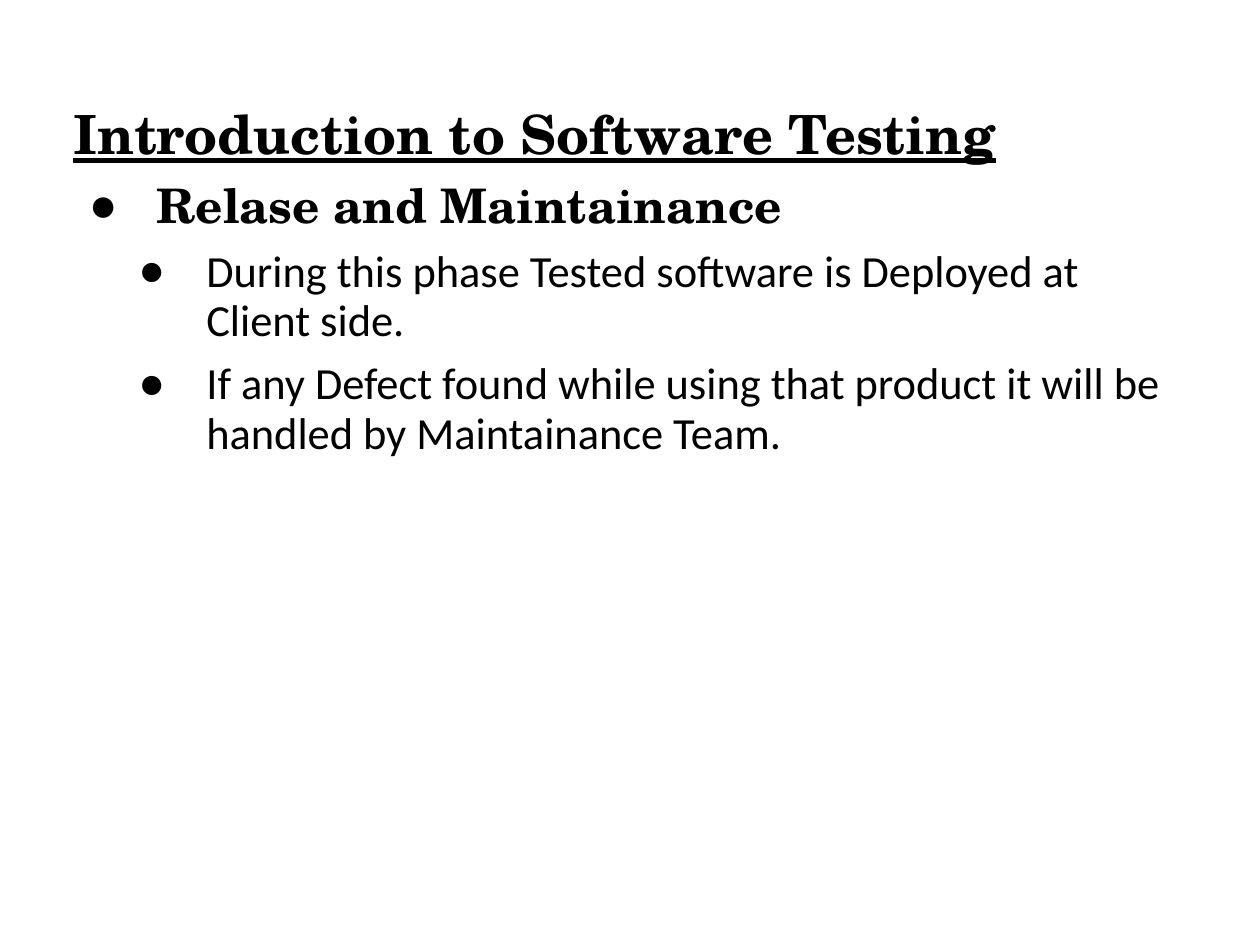
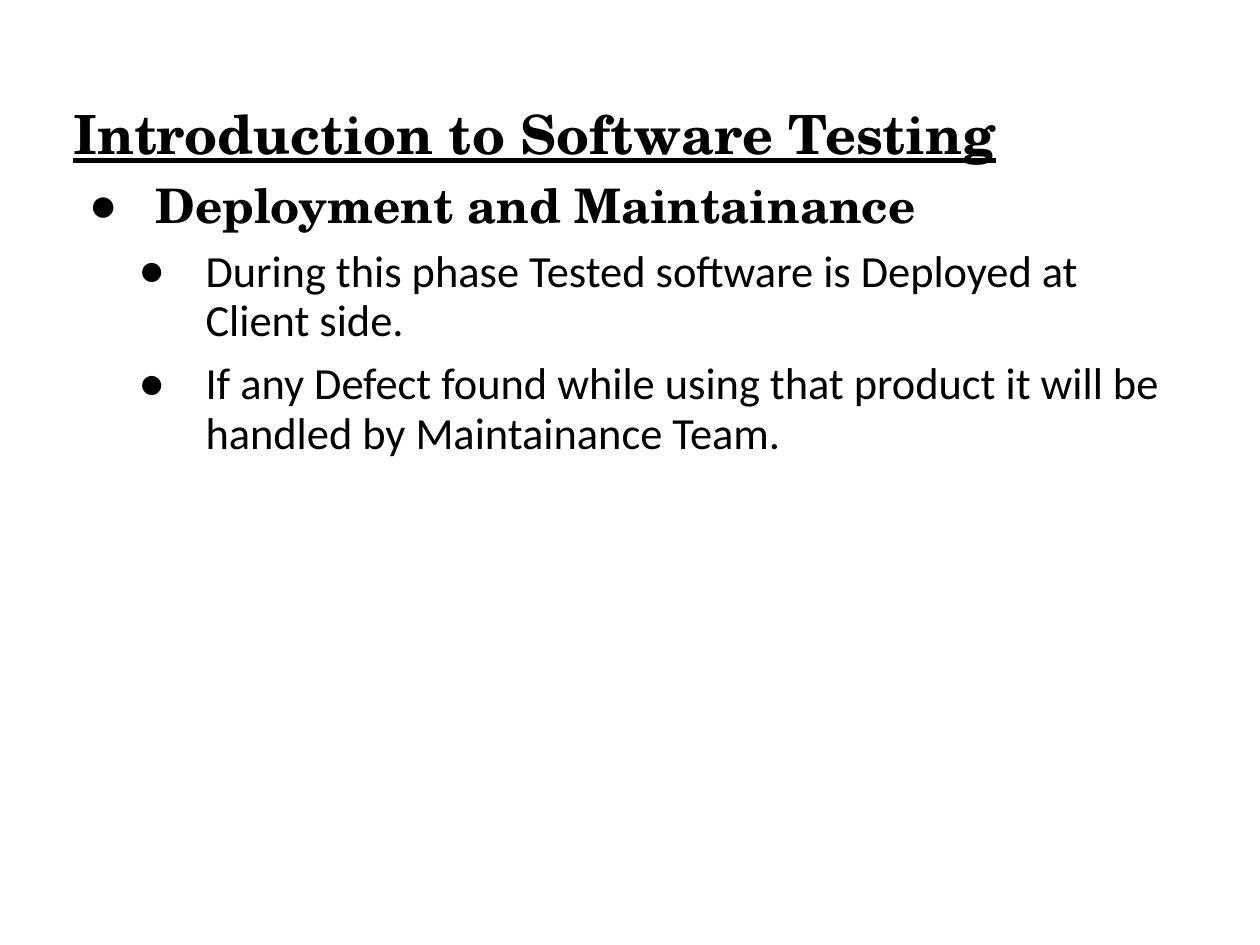
Before and after one commit to vprem99/Framework, a slide deck: slide 25 of Module1.ppt (slide 18 before the commit). Drawn at 1260x945 pixels with LibreOffice and Linux fonts; fonts in the diff are those of the drawing. Boxes give left, top, right and bottom in pixels: in the first picture for what was removed or moved away, otherwise in the second. Text is boxed around its words. In the diff, an @@ line names an element or a change of style, - is before the commit and + after.

```diff
--- a/Module1.ppt
+++ b/Module1.ppt
@@ text at (156,188,915,233): text changed @@
-  ● Relase and Maintainance
+  ● Deployment and Maintainance
```
Also in this commit, not shown: 31 other slides changed, 14 slides added.
